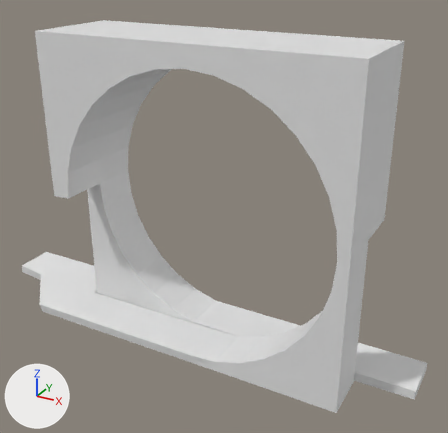
The Blender file Loops.blend: old version first, new version second.
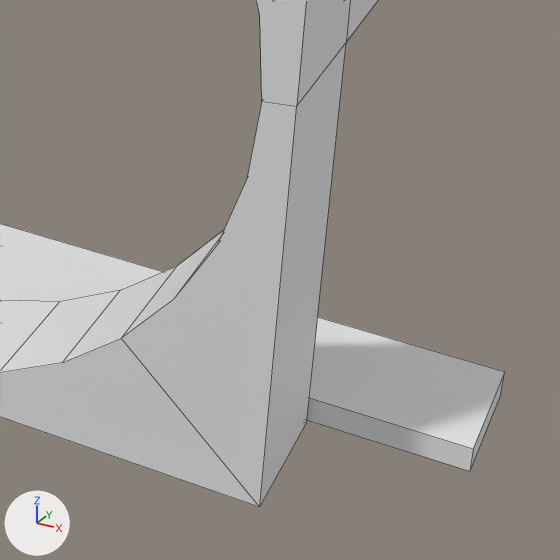
Old and new are each drawn whole from a 50 mm camera at (19.66, -34.34, 16.1) aimed at (0.48, 0.53, -1.33) and again close up on the part from 54% to 100% of the width and 52% to 100% of the height. Lighting does not change. The marker at lower left points along +X, +Y and +Z. The close-ups show mesh edges as thin lines. The same objects are shown in both versions, whatever each file hides.

In view in the first close-up: 'BigLoopA'.
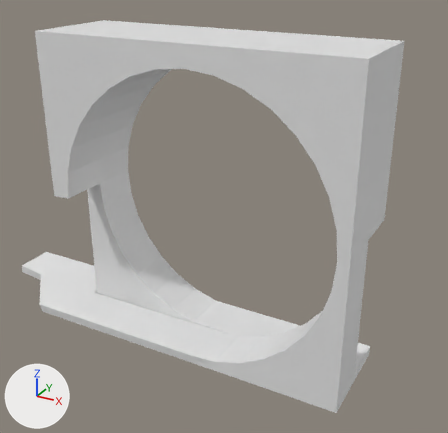
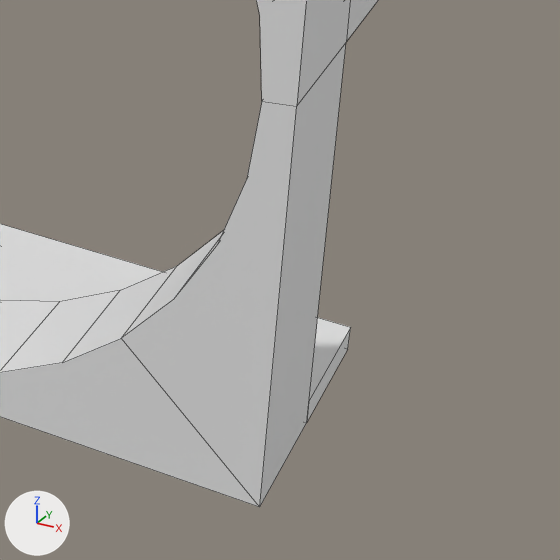
Commit message: Updated BigLoopA again

Boxes (x1, y1, x2, y2) around the edits, measured in the close-ups (560 x 560 px; the box of a moved part takes in the faces that stretch with it):
```json
{"object": "BigLoopA", "change": "reshaped", "before": [0, 0, 505, 507], "after": [0, 0, 378, 507]}
{"part": 1, "of": "me_cube_003", "change": "moved or reshaped", "before": [0, 224, 505, 471], "after": [0, 224, 351, 421]}
```

Edits to the scene script, one JSON object a line:
```json
{"block": "me_cube_003", "where": "me_cube_003.from_pydata(...)  # 119 vertices, 84 faces, 1 loose edge; spans x -20.0..15.0, y -4.0..3.2, z -10.9..11.0"}
{"block": "me_cube_003", "where": "# used by ob_bigloopa; location = (0.0, 0.0, 0.0)"}
{"block": "me_cube_003", "change": "me_cube_003 part 1"}
{"op": "set", "path": "me_cube_003.vertices[92].co", "old": "(15.0, 3.1, -10.9)", "new": "(11.0, 3.1, -10.9)", "note": "pixel (500, 394) -> pixel (347, 349)"}
{"op": "set", "path": "me_cube_003.vertices[101].co", "old": "(15.0, 3.1, -10.2)", "new": "(11.0, 3.1, -10.2)", "note": "pixel (504, 371) -> pixel (350, 327)"}
{"op": "set", "path": "me_cube_003.vertices[102].co", "old": "(15.0, -0.3, -10.2)", "new": "(11.0, -0.4, -10.2)", "note": "pixel (473, 448) -> pixel (308, 401)"}
{"op": "set", "path": "me_cube_003.vertices[103].co", "old": "(15.0, -0.3, -10.9)", "new": "(11.0, -0.4, -10.9)", "note": "pixel (469, 471) -> pixel (306, 422)"}
```
